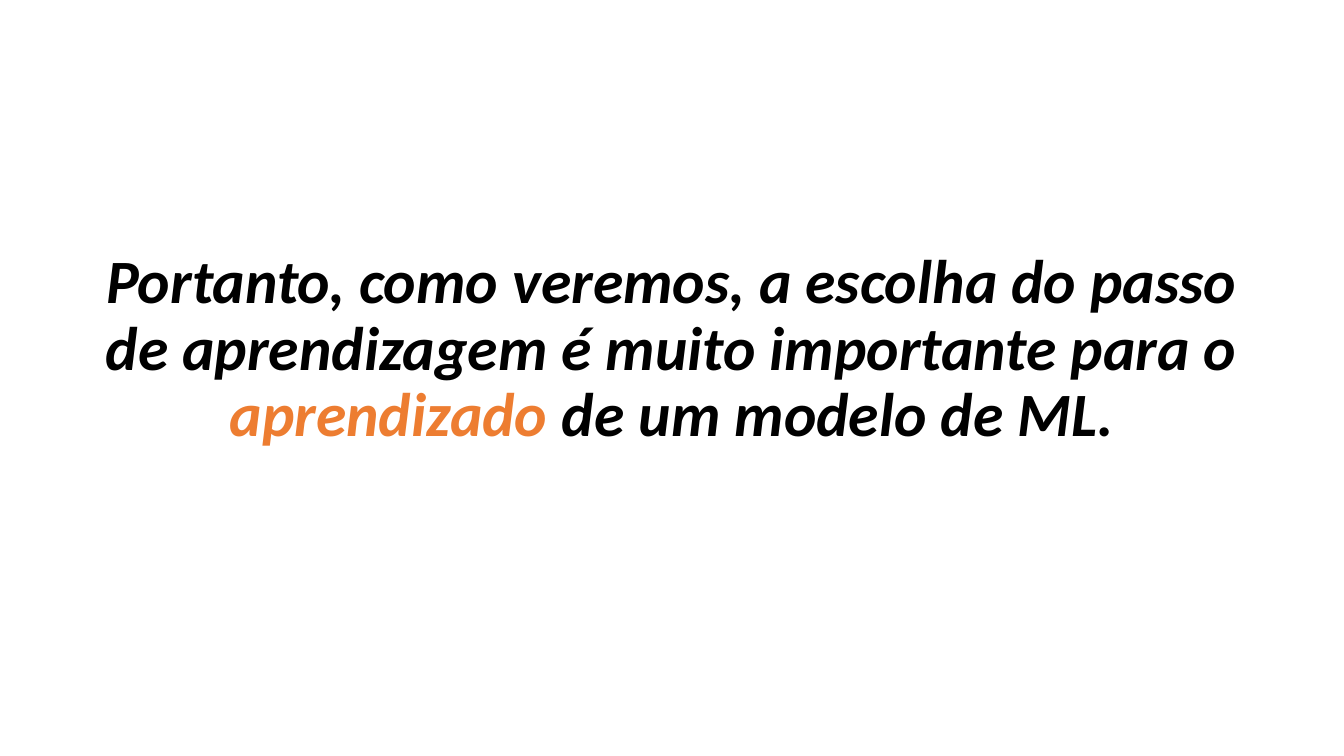
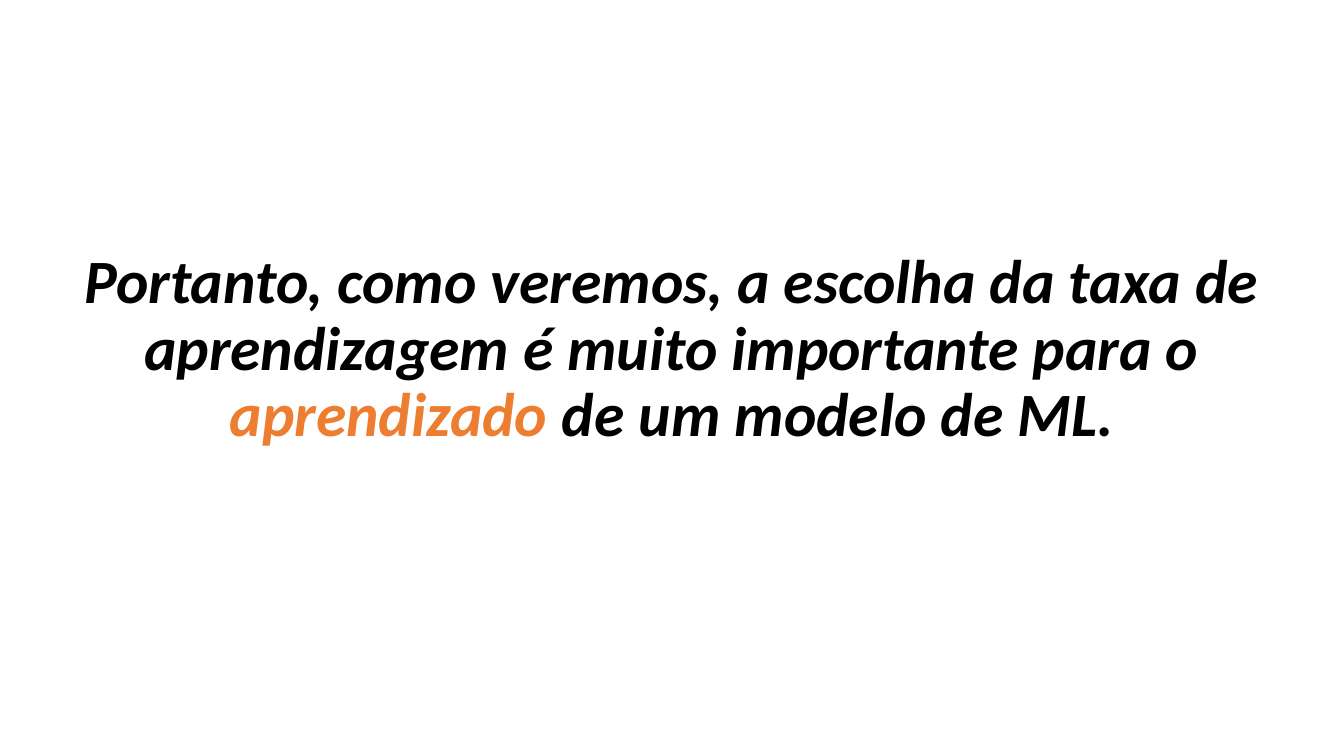
Before and after one commit to zz4fap/t319_aprendizado_de_maquina, a slide deck: slide 6 of slides/T319_Regressão_Linear (Parte III).pptx. Drawn at 1344x756 pixels with LibreOffice and Linux fonts; fonts in the diff are those of the drawing. Boxes give left, top, right and bottom in pixels: in the first picture for what was removed or moved away, otherwise in the second. Text is boxed around its words. In the diff, an @@ line names an element or a change of style, - is before the commit and + after.

```diff
--- a/slides/T319_Regressão_Linear (Parte III).pptx
+++ b/slides/T319_Regressão_Linear (Parte III).pptx
@@ text at bbox=[84, 259, 1258, 446]: text changed @@
-Portanto, como veremos, a escolha do passo de aprendizagem é muito importante para o aprendizado de um modelo de ML.
+Portanto, como veremos, a escolha da taxa de aprendizagem é muito importante para o aprendizado de um modelo de ML.
```
Also in this commit, not shown: 10 other slides changed, 3 other files.
